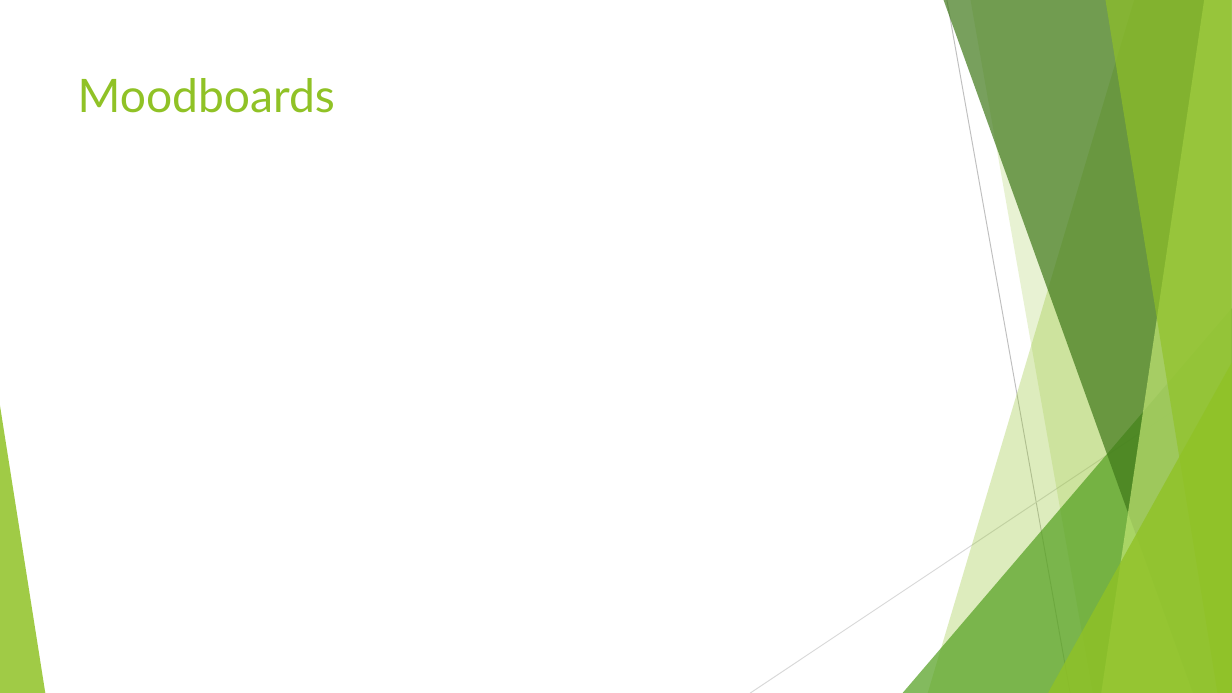
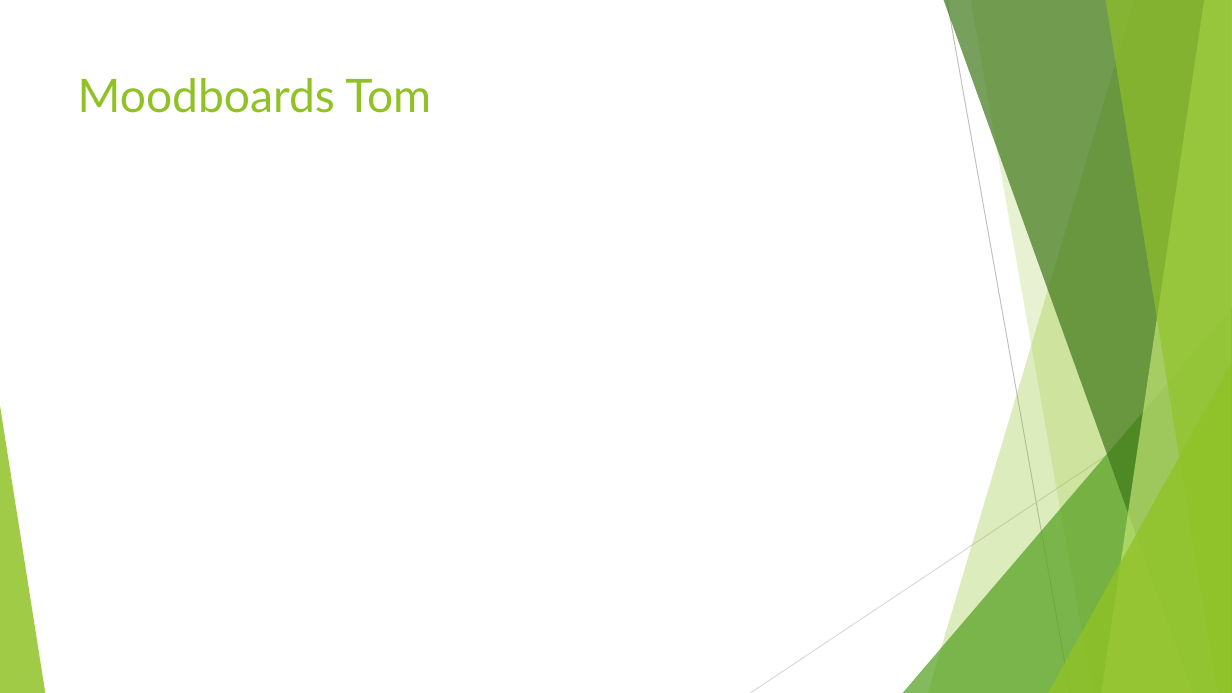
Before and after one commit to UoSGamesGroups/first-semester-l4-5-group-14, a slide deck: slide 6 of Group 14.pptx (slide 5 before the commit). Drawn at 1232x693 pixels with LibreOffice and Linux fonts; fonts in the diff are those of the drawing. Boxes give left, top, right and bottom in pixels: in the first picture for what was removed or moved away, otherwise in the second. Text is boxed around its words. In the diff, an @@ line names an element or a change of style, - is before the commit and + after.

```diff
--- a/Group 14.pptx
+++ b/Group 14.pptx
@@ title at (78,78,431,113): text changed @@
-Moodboards
+Moodboards Tom
```
Also in this commit, not shown: 4 other slides changed, 1 slide added, 1 slide removed.
